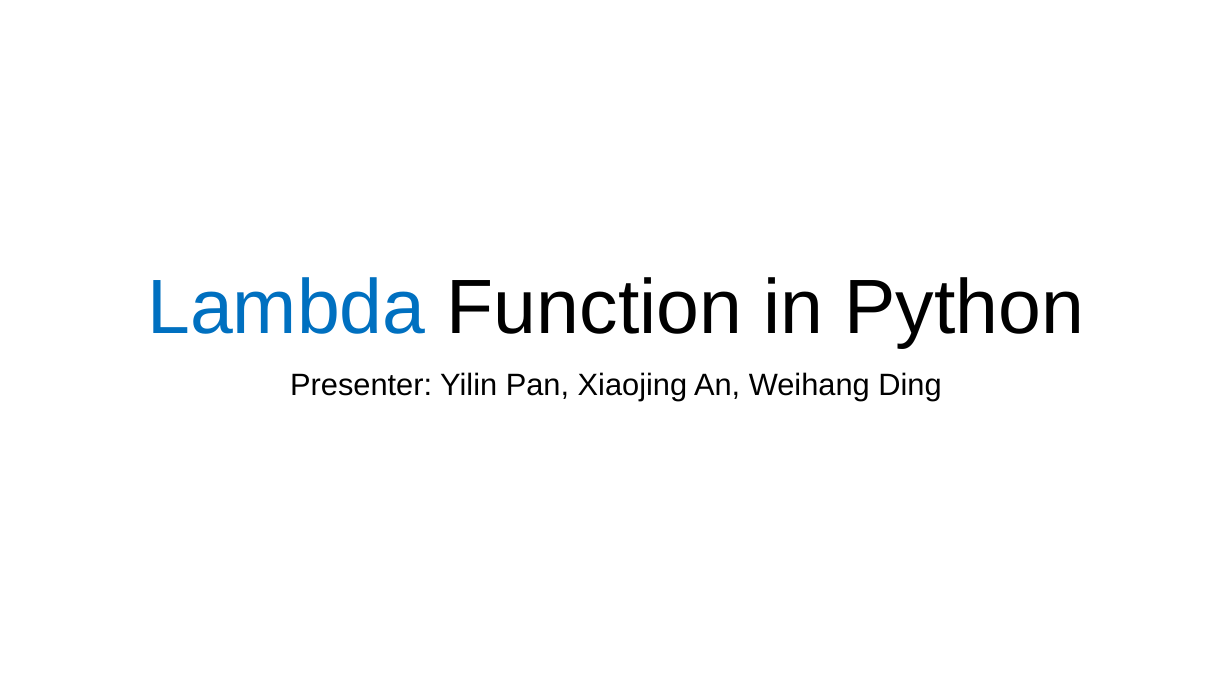
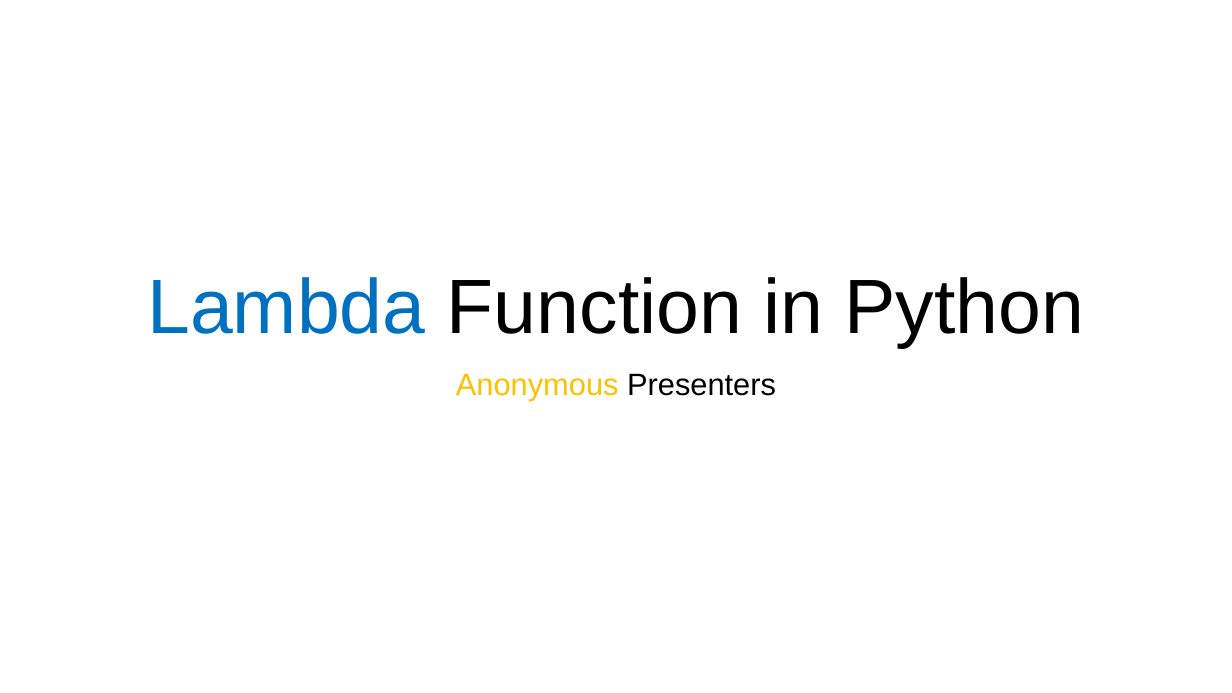
Before and after one commit to page10/Presentation, a slide deck: slide 1 of Presentation Lambda Function 4.pptx. Drawn at 1232x693 pixels with LibreOffice and Linux fonts; fonts in the diff are those of the drawing. Boxes give left, top, right and bottom in pixels: in the first picture for what was removed or moved away, otherwise in the second. Text is boxed around its words. In the diff, an @@ line names an element or a change of style, - is before the commit and + after.

```diff
--- a/Presentation Lambda Function 4.pptx
+++ b/Presentation Lambda Function 4.pptx
@@ subtitle at [456, 373, 776, 400]: text changed @@
-Presenter: Yilin Pan, Xiaojing An, Weihang Ding
+Anonymous Presenters
```
Also in this commit, not shown: 2 other slides changed, 1 slide added, 4 slides removed, 1 other file.
